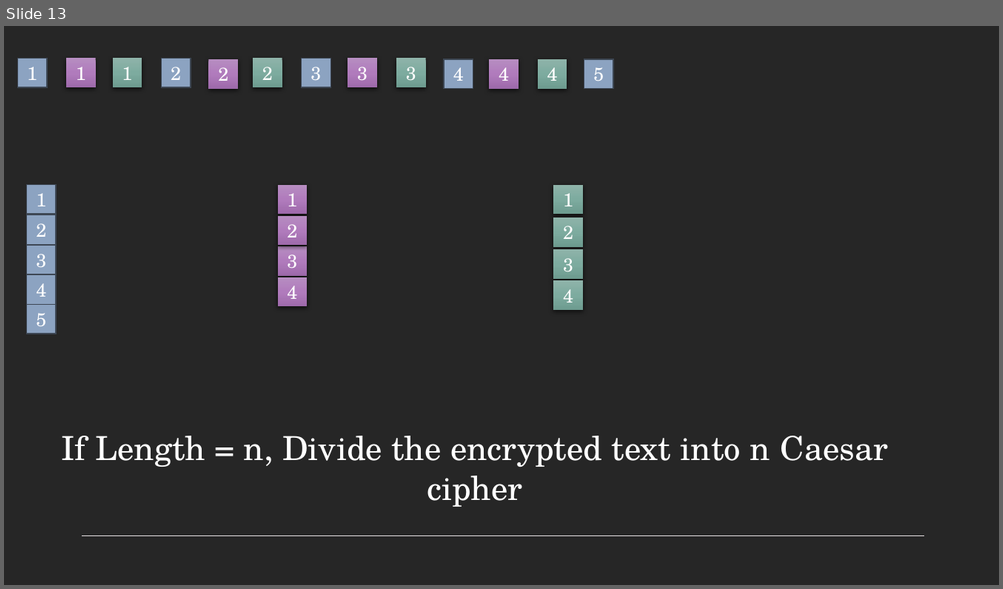
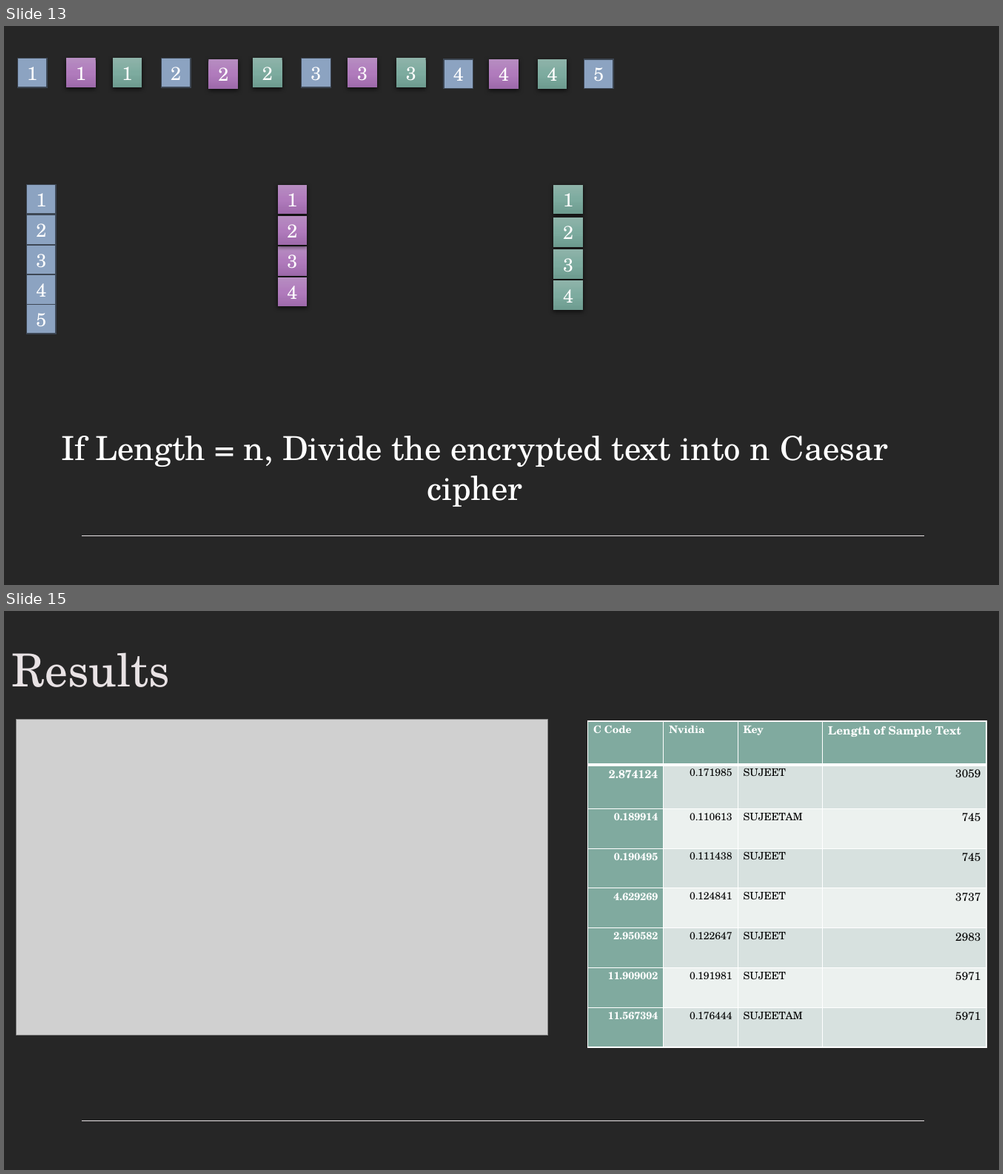
Before and after one commit to sujeetamberkar/cuda_Vignere, a slide deck: presentataion.pptx. Shown one above the other, each under a label of ours: slide 13 before the commit, slides 13 and 15 after it; the slides between them are not shown. The pictures are 1003x589 and 1003x1174 pixels, drawn with LibreOffice and Linux fonts; fonts in the diff are those of the drawing; grey boxes stand for pictures. Boxes give left, top, right and bottom in pixels: in the first picture for what was removed or moved away, otherwise in the second. Text is boxed around its words. In the diff, an @@ line names an element or a change of style, - is before the commit and + after.

```diff
--- a/presentataion.pptx
+++ b/presentataion.pptx
@@ slide 15 added at <box>4,611,999,1170</box>, background #262626; not listed: 1 template element that a slide beside it also shows @@
@@ title added at <box>11,652,170,687</box>, 44 pt, text #E8E2E4 @@
+Results
@@ picture added at <box>17,719,548,1036</box> @@
@@ table added at <box>587,721,987,1048</box>, 8 rows, 4 columns @@
+C Code | Nvidia | Key | Length of Sample Text
+2.874124 | 0.171985 | SUJEET | 3059
+0.189914 | 0.110613 | SUJEETAM | 745
+0.190495 | 0.111438 | SUJEET | 745
+4.629269 | 0.124841 | SUJEET | 3737
+2.950582 | 0.122647 | SUJEET | 2983
+11.909002 | 0.191981 | SUJEET | 5971
+11.567394 | 0.176444 | SUJEETAM | 5971
```
Also in this commit, not shown: 1 other slide added, 7 other files.
